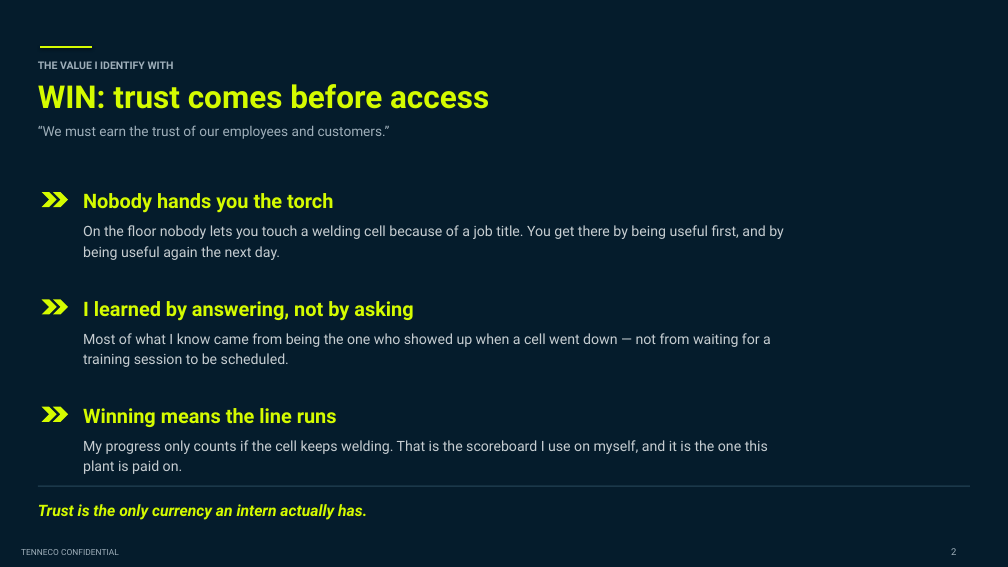
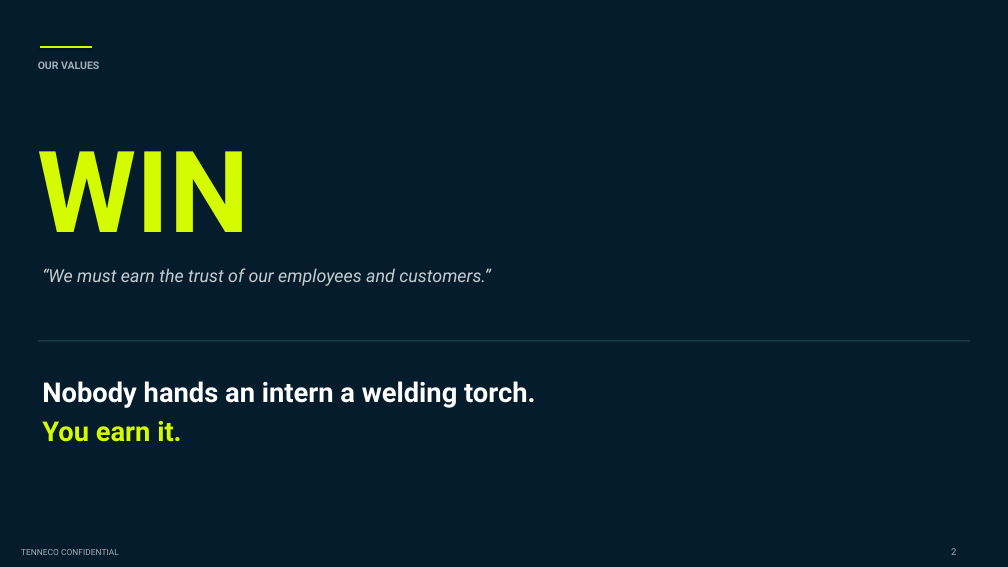
Before and after one commit to adaircarried/Claude-Design, a slide deck: slide 2 of presentations/Tenneco_Intern_Project_Diego_de_Leon.pptx. Drawn at 1008x567 pixels with LibreOffice and Linux fonts; fonts in the diff are those of the drawing; background and template pictures are left out. Boxes give left, top, right and bottom in pixels: in the first picture for what was removed or moved away, otherwise in the second. Text is boxed around its words. In the diff, an @@ line names an element or a change of style, - is before the commit and + after.

```diff
--- a/presentations/Tenneco_Intern_Project_Diego_de_Leon.pptx
+++ b/presentations/Tenneco_Intern_Project_Diego_de_Leon.pptx
@@ text at bbox=[38, 61, 99, 69]: text changed @@
-THE VALUE I IDENTIFY WITH
+OUR VALUES
@@ text at bbox=[38, 151, 250, 232]: text changed; size 30 to 108 pt @@
-WIN: trust comes before access
+WIN
@@ chevron removed at bbox=[42, 192, 57, 207] @@
@@ chevron removed at bbox=[53, 192, 68, 207] @@
@@ text removed at bbox=[83, 193, 784, 260] @@
-Nobody hands you the torch
-On the floor nobody lets you touch a welding cell because of a job title. You get there by being useful first, and by being useful again the next day.
@@ text "“We must earn the trust ...": place and size @@
-text "“We must earn the trust ..." at bbox=[38, 125, 390, 139]
+text "“We must earn the trust ..." at bbox=[42, 268, 491, 286]
@@ text "“We must earn the trust ..." at bbox=[42, 268, 491, 286]: size 13 to 17 pt, text colour #9FAFBA to #C6CDD1, italic on @@
@@ chevron removed at bbox=[42, 299, 57, 315] @@
@@ chevron removed at bbox=[53, 299, 68, 315] @@
@@ text removed at bbox=[83, 301, 771, 367] @@
-I learned by answering, not by asking
-Most of what I know came from being the one who showed up when a cell went down — not from waiting for a training session to be scheduled.
@@ rectangle: place and size @@
-rectangle at bbox=[38, 485, 970, 487]
+rectangle at bbox=[38, 340, 970, 342]
@@ text added at bbox=[42, 381, 535, 442], 26 pt, text #FFFFFF, bold @@
+Nobody hands an intern a welding torch.
+You earn it.
@@ chevron removed at bbox=[42, 407, 57, 422] @@
@@ chevron removed at bbox=[53, 407, 68, 422] @@
@@ text removed at bbox=[83, 408, 768, 474] @@
-Winning means the line runs
-My progress only counts if the cell keeps welding. That is the scoreboard I use on myself, and it is the one this plant is paid on.
@@ text removed at bbox=[38, 504, 367, 520] @@
-Trust is the only currency an intern actually has.
```
Also in this commit, not shown: 10 other slides changed, 3 other files.
